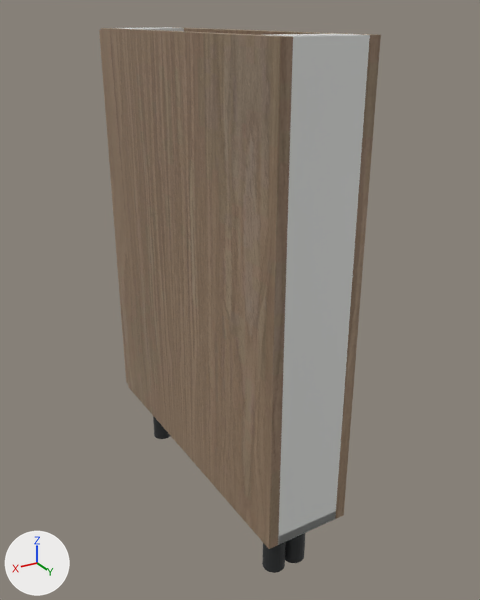
The glTF model storefront/public/cabinet-inventory/models/oppein-pb-mnw-bsr06.glb: old version first, new version second.
One viewpoint serves both versions: a 50 mm camera at (0.615, 0.681, 0.9) aimed at (0.042, -0.275, 0.422). Every picture has the same lights, and +X, +Y and +Z are marked at lower left. The first picture is the older version. Where no turn or scale is listed for an object, it has been applied to the vertices.

In view in the first picture: 'Cabinet back', 'Cabinet side', 'Cabinet side.001', 'Door' and 6 more.
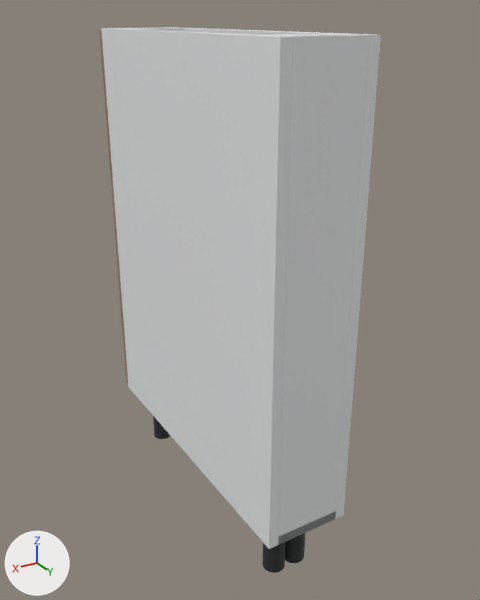
What differs and where, as boxes [x1, y1, x2, y2] in the pictures (480 x 600 px):
'Cabinet side.001', recoloured (brown to white): [101, 28, 293, 549] in both
'Cabinet side', recoloured: [169, 27, 381, 519] in both

What changed in the scene script:
```text
Add mat_white_cabinet_carcass:
    mat_white_cabinet_carcass = principled_material('White cabinet carcass')
    mat_white_cabinet_carcass.base_color = (0.82, 0.83, 0.835)  # white #eaebec
    mat_white_cabinet_carcass.roughness = 0.48
Change me_cube:
    where me_cube.from_pydata(...)  # 56 vertices, 108 faces; spans x -0.009..0.009, y -0.293..0.293, z -0.381..0.381
    remove me_cube.materials.append(mat_supplier_finish___natural_wood)  # picture img_oak
    add me_cube.materials.append(mat_white_cabinet_carcass)  # white #eaebec
Change me_cube_001:
    where me_cube_001.from_pydata(...)  # 56 vertices, 108 faces; spans x -0.009..0.009, y -0.293..0.293, z -0.381..0.381
    remove me_cube_001.materials.append(mat_supplier_finish___natural_wood)  # picture img_oak
    add me_cube_001.materials.append(mat_white_cabinet_carcass)  # white #eaebec
```
